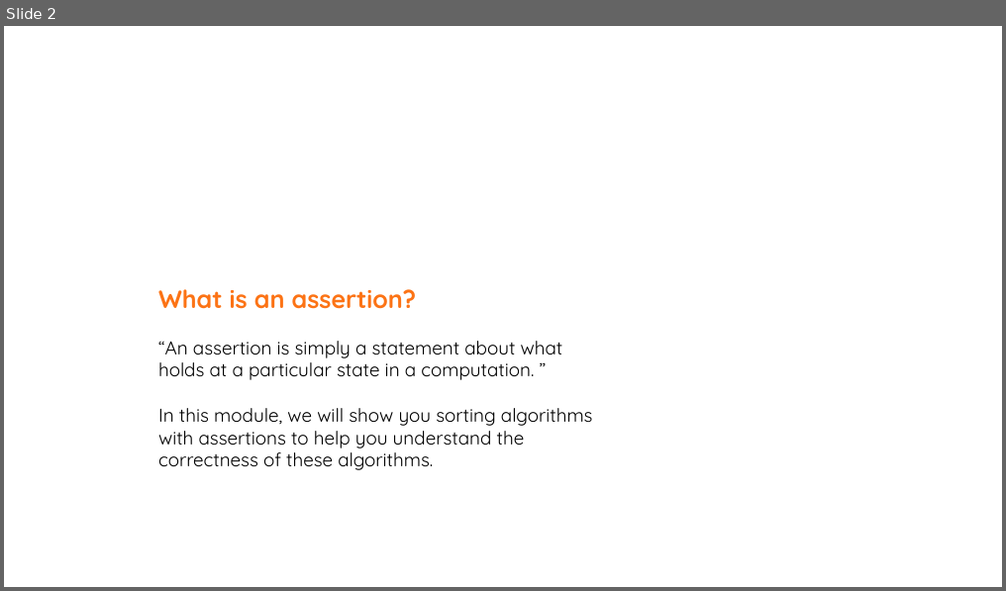
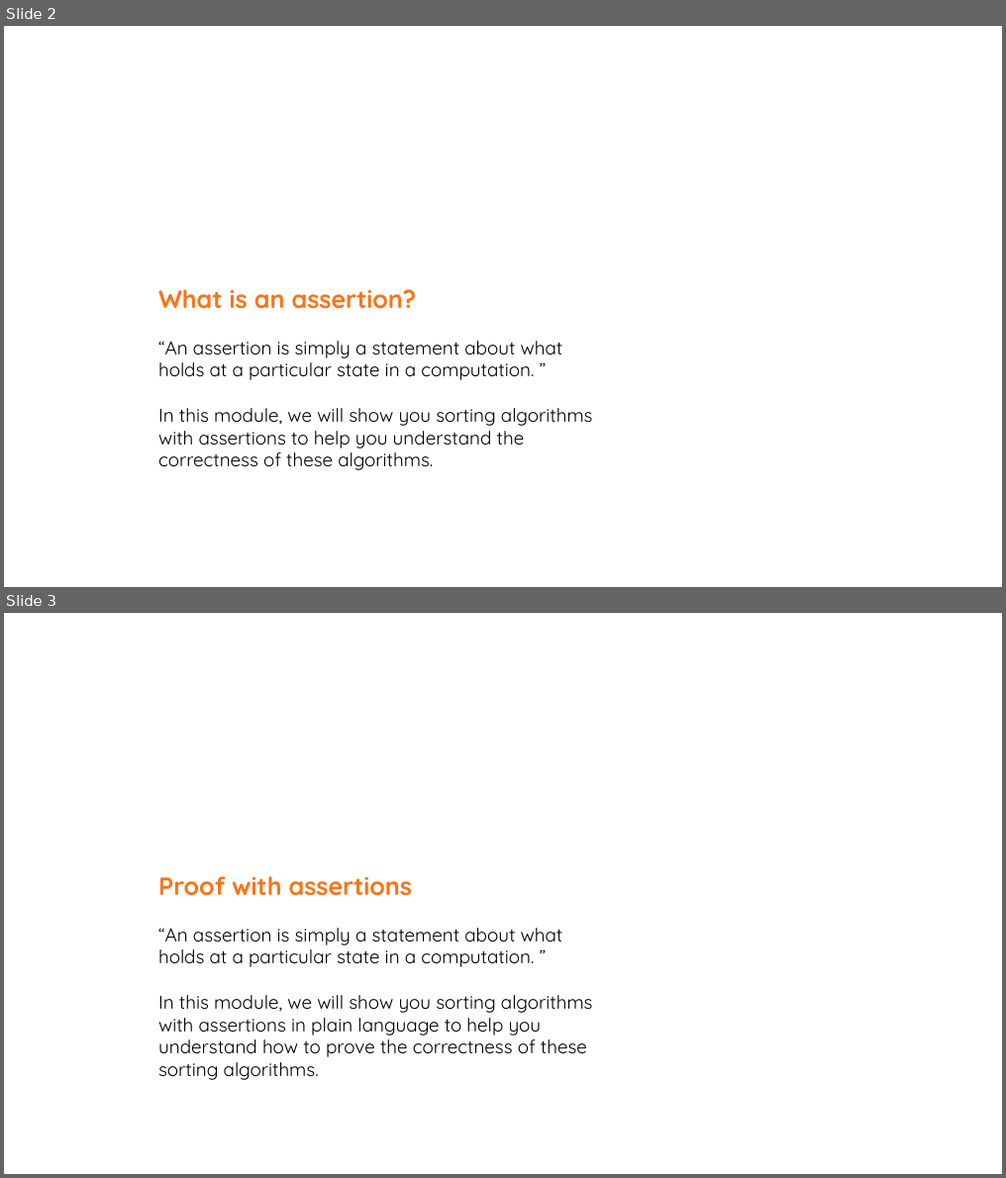
Before and after one commit to team10nb/PublicFiles, a slide deck: Design/proofPic.pptx. Shown one above the other, each under a label of ours: slide 2 before the commit, slides 2 and 3 after it. The pictures are 1006x591 and 1006x1178 pixels, drawn with LibreOffice and Linux fonts; fonts in the diff are those of the drawing. Boxes give left, top, right and bottom in pixels: in the first picture for what was removed or moved away, otherwise in the second. Text is boxed around its words. In the diff, an @@ line names an element or a change of style, - is before the commit and + after.

Commit message:
docs(proofPic): update proofPic

```diff
--- a/Design/proofPic.pptx
+++ b/Design/proofPic.pptx
@@ slide 3 added at (4, 613, 1002, 1174), background #FFFFFF @@
@@ text added at (158, 876, 593, 1080), 18 pt, text #000000 @@
+Proof with assertions
+“An assertion is simply a statement about what holds at a particular state in a computation. ”
+In this module, we will show you sorting algorithms with assertions in plain language to help you understand how to prove the correctness of these sorting algorithms.
```
